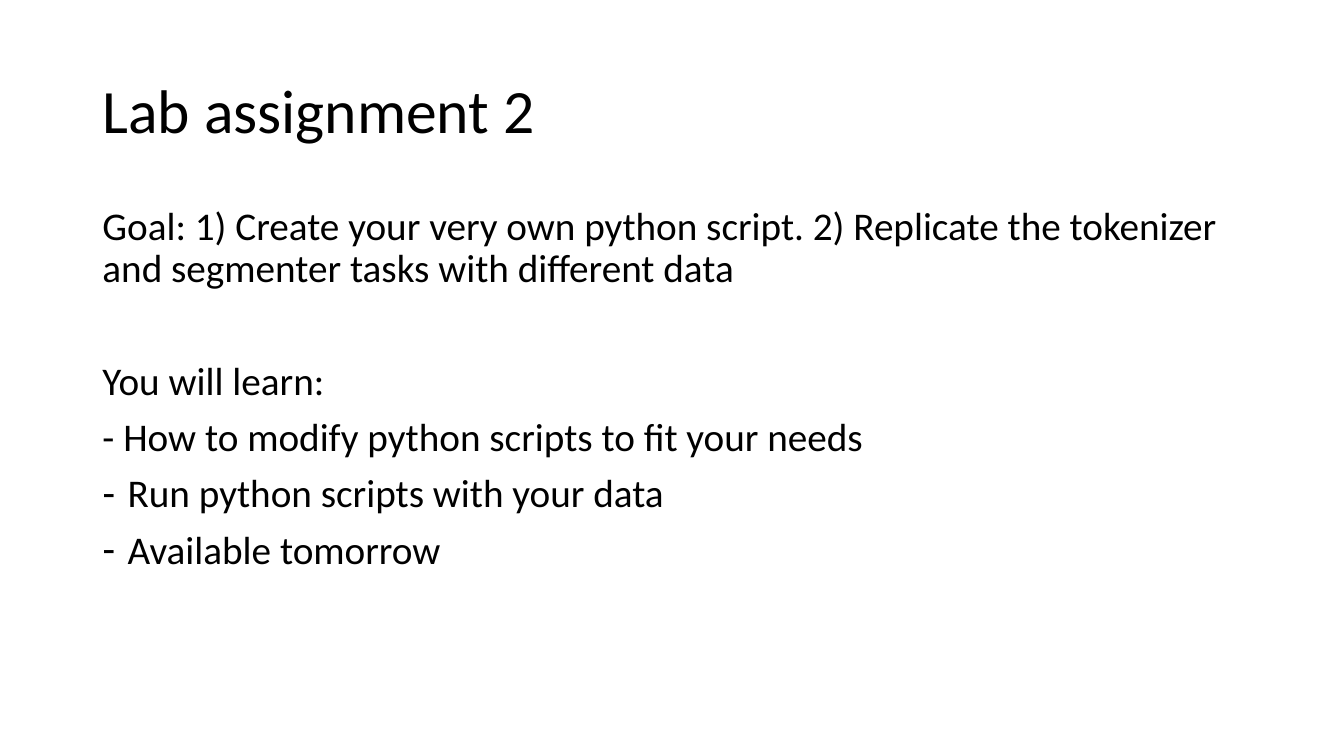
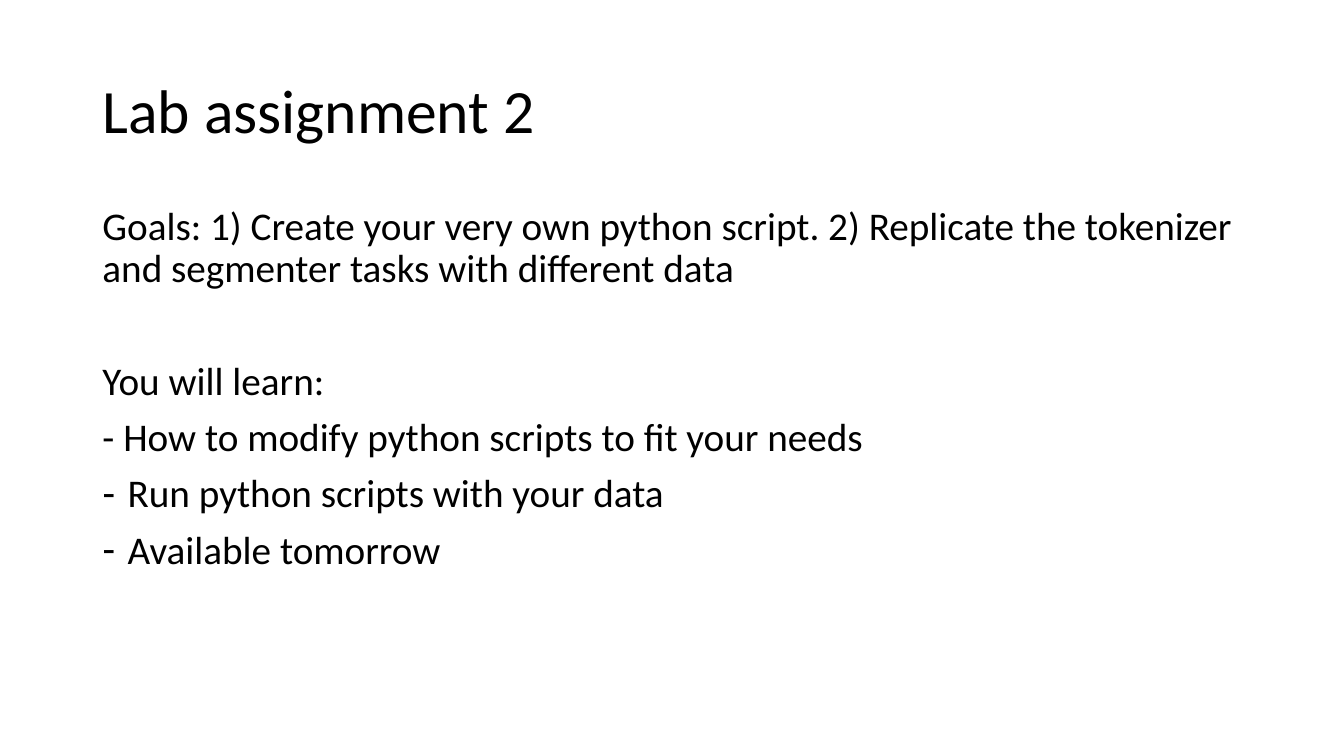
Before and after one commit to falconrr/NLP4SPanish2022, a slide deck: slide 11 of Week 2/Classes/Clases3-4.pptx. Drawn at 1344x756 pixels with LibreOffice and Linux fonts; fonts in the diff are those of the drawing. Boxes give left, top, right and bottom in pixels: in the first picture for what was removed or moved away, otherwise in the second. Text is boxed around its words. In the diff, an @@ line names an element or a change of style, - is before the commit and + after.

```diff
--- a/Week 2/Classes/Clases3-4.pptx
+++ b/Week 2/Classes/Clases3-4.pptx
@@ text at (102, 211, 1232, 289): text changed @@
-Goal: 1) Create your very own python script. 2) Replicate the tokenizer and segmenter tasks with different data
+Goals: 1) Create your very own python script. 2) Replicate the tokenizer and segmenter tasks with different data
```
Also in this commit, not shown: 1 other slide changed.
